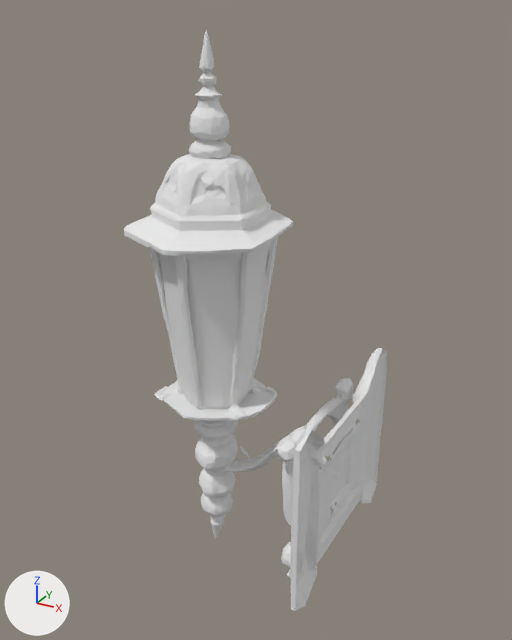
The OBJ model assets/models/torch.obj as it was, and as the next commit left it.
One viewpoint serves both versions: a 50 mm camera at (1.219, -2.001, 1.059) aimed at (0.1, 0.033, 0.042). Arrows for +X, +Y and +Z are at lower left; the lights stay in place. Where no turn or scale is listed for an object, it has been applied to the vertices.

Objects in the first picture: 'Medieval_torch_that_w_0525202706_texture'.
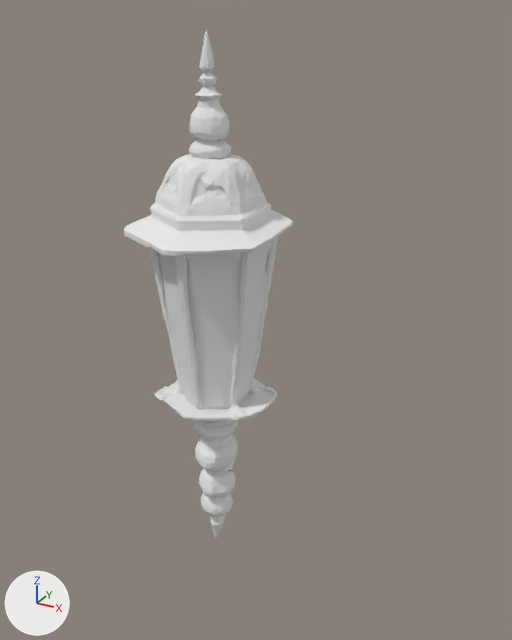
Edits to the scene script, one JSON object a line:
```json
{"block": "me_medieval_torch_that_w_0525202706_texture", "where": "# used by ob_medieval_torch_that_w_0525202706_texture; location = (0.0, 0.0, 0.0)"}
{"op": "remove", "block": "me_medieval_torch_that_w_0525202706_texture", "code": "me_medieval_torch_that_w_0525202706_texture.from_pydata(...)  # 4932 vertices, 10000 faces; spans x -0.33..0.49, y -0.4..0.4, z -1.0..1.0"}
{"op": "add", "block": "me_medieval_torch_that_w_0525202706_texture", "code": "me_medieval_torch_that_w_0525202706_texture.from_pydata(...)  # 2794 vertices, 5617 faces, 9 loose edges; spans x -0.33..0.2, y -0.29..0.29, z -1.0..1.0"}
{"block": "me_medieval_torch_that_w_0525202706_texture", "change": "me_medieval_torch_that_w_0525202706_texture part 1: 2140 vertices removed from x 0.03..0.49, y -0.4..0.4, z -0.81..-0.1; 2 vertices added at x 0.01, y 0.0..0.01, z -0.62..-0.59"}
```

Boxes (x1, y1, x2, y2) around the edits, measured in the pictures (512 x 640 px):
```json
{"object": "Medieval_torch_that_w_0525202706_texture", "change": "reshaped", "before": [124, 30, 388, 611], "after": [124, 30, 293, 540], "on screen": "36% narrower, 12% shorter"}
{"part": 1, "of": "me_medieval_torch_that_w_0525202706_texture", "change": "cut back", "before": [229, 348, 388, 611], "after": [229, 462, 235, 471]}
```
